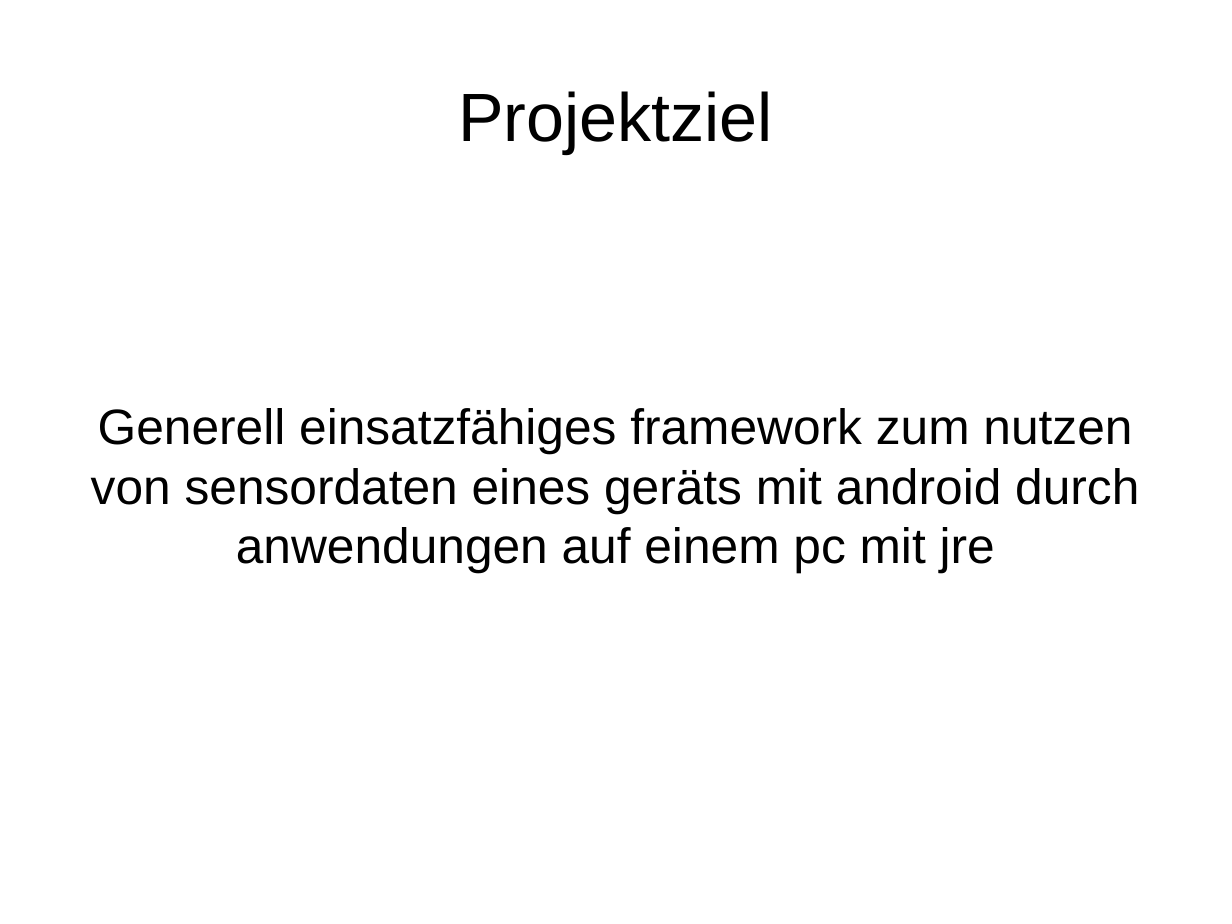
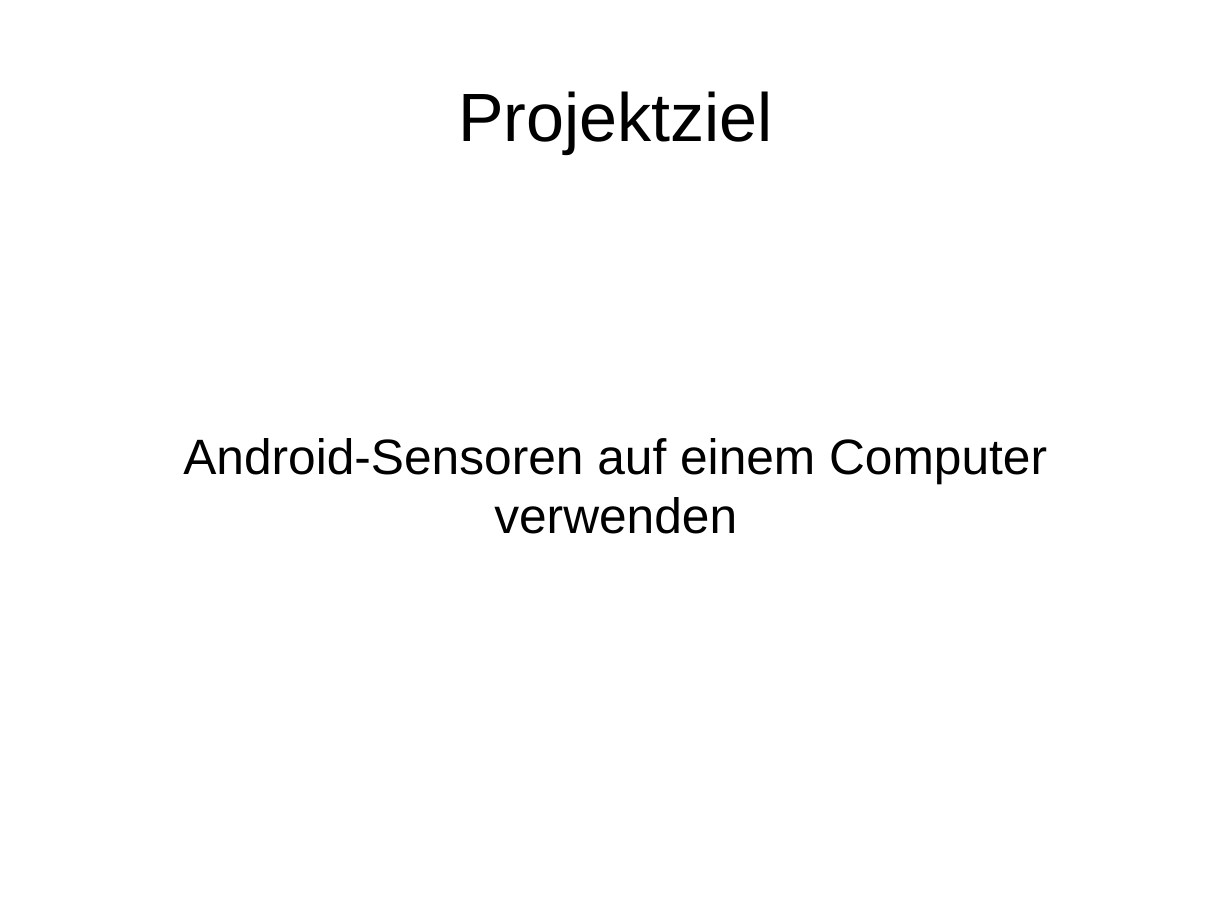
Before and after one commit to enra64/psychic-giggle, a slide deck: slide 1 of zwischenstand anfang dezember.odp. Drawn at 1232x924 pixels with LibreOffice and Linux fonts; fonts in the diff are those of the drawing. Boxes give left, top, right and bottom in pixels: in the first picture for what was removed or moved away, otherwise in the second. Text is boxed around its words. In the diff, an @@ line names an element or a change of style, - is before the commit and + after.

```diff
--- a/zwischenstand anfang dezember.odp
+++ b/zwischenstand anfang dezember.odp
@@ subtitle at (183,438,1047,534): text changed @@
-Generell einsatzfähiges framework zum nutzen von sensordaten eines geräts mit android durch anwendungen auf einem pc mit jre
+Android-Sensoren auf einem Computer verwenden
```
Also in this commit, not shown: 9 slides added.
